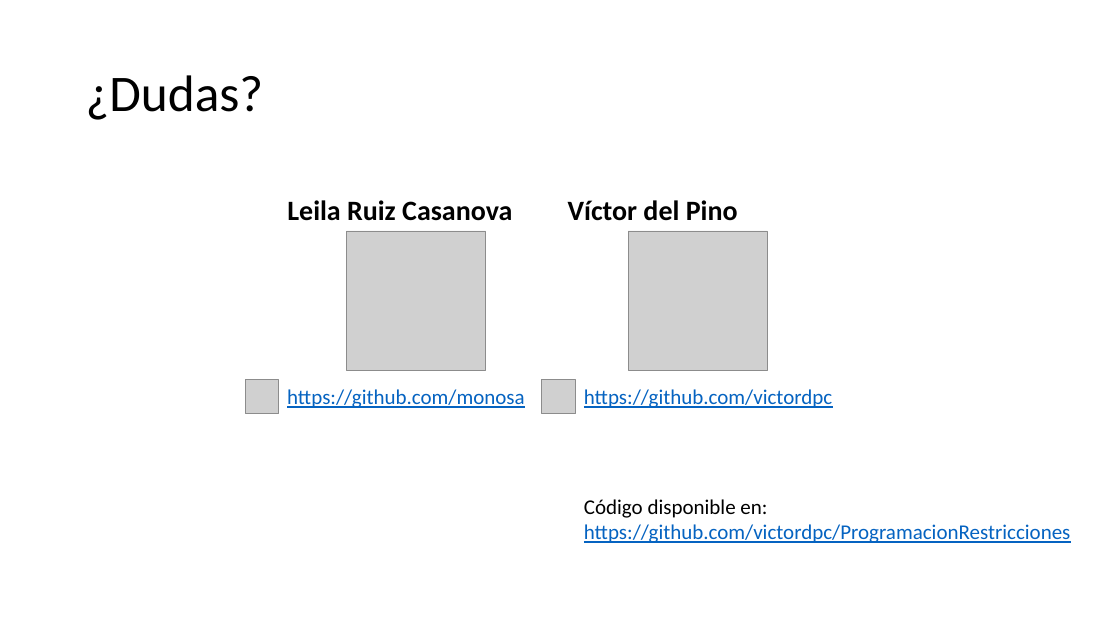
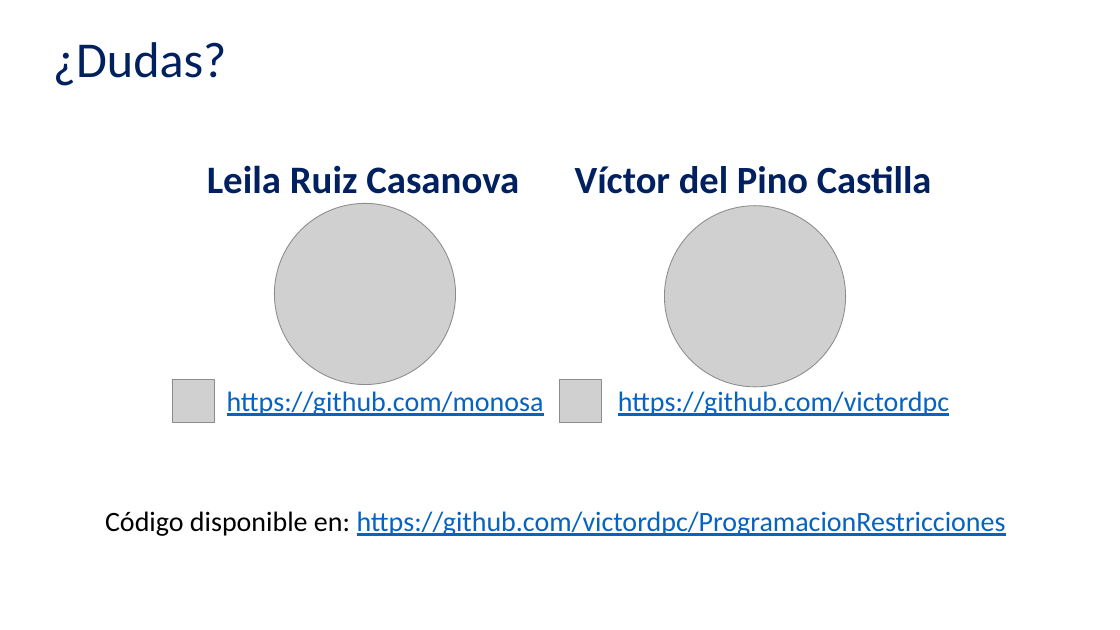
Before and after one commit to victordpc/ProgramacionRestricciones, a slide deck: slide 12 of Presentacion/Solver Foundation.pptx (slide 13 before the commit). Drawn at 1120x630 pixels with LibreOffice and Linux fonts; fonts in the diff are those of the drawing; grey boxes stand for pictures. Boxes give left, top, right and bottom in pixels: in the first picture for what was removed or moved away, otherwise in the second. Text is boxed around its words. In the diff, an @@ line names an element or a change of style, - is before the commit and + after.

```diff
--- a/Presentacion/Solver Foundation.pptx
+++ b/Presentacion/Solver Foundation.pptx
@@ title "¿Dudas?": place and size @@
-title "¿Dudas?" at bbox=[86, 75, 264, 120]
+title "¿Dudas?" at bbox=[53, 42, 227, 86]
@@ title "¿Dudas?" at bbox=[53, 42, 227, 86]: size 44 to 43 pt, text colour #000000 to #002060 @@
@@ text "Leila Ruiz Casanova": place and size @@
-text "Leila Ruiz Casanova" at bbox=[287, 200, 512, 221]
+text "Leila Ruiz Casanova" at bbox=[207, 165, 519, 194]
@@ text "Leila Ruiz Casanova" at bbox=[207, 165, 519, 194]: size 24 to 33.3 pt, text colour #000000 to #002060 @@
@@ text at bbox=[575, 166, 932, 194]: text changed; size 24 to 33 pt; text colour #000000 to #002060 @@
-Víctor del Pino
+Víctor del Pino Castilla
@@ picture: place and size @@
-picture at bbox=[347, 231, 486, 371]
+picture at bbox=[275, 203, 456, 385]
@@ picture: place and size @@
-picture at bbox=[628, 231, 768, 371]
+picture at bbox=[665, 206, 846, 387]
@@ picture: place and size @@
-picture at bbox=[245, 380, 279, 413]
+picture at bbox=[172, 380, 214, 422]
@@ text "https://github.com/monosa": place and size @@
-text "https://github.com/monosa" at bbox=[287, 389, 525, 408]
+text "https://github.com/monosa" at bbox=[227, 391, 544, 416]
@@ picture: place and size @@
-picture at bbox=[542, 380, 576, 413]
+picture at bbox=[560, 380, 602, 422]
@@ text "https://github.com/victordpc": place and size @@
-text "https://github.com/victordpc" at bbox=[584, 389, 832, 408]
+text "https://github.com/victordpc" at bbox=[618, 391, 949, 416]
@@ size 18 to 24 pt in 3 elements at bbox=[227, 391, 544, 416], bbox=[618, 391, 949, 416], bbox=[105, 511, 1006, 536] @@
@@ text "Código disponible en: https://github.com/victordpc/Programac ...": place and size @@
-text "Código disponible en: https://github.com/victordpc/Programac ..." at bbox=[584, 499, 1071, 543]
+text "Código disponible en: https://github.com/victordpc/Programac ..." at bbox=[105, 511, 1006, 536]
```
Also in this commit, not shown: 10 other slides changed, 1 slide added, 2 slides removed.
